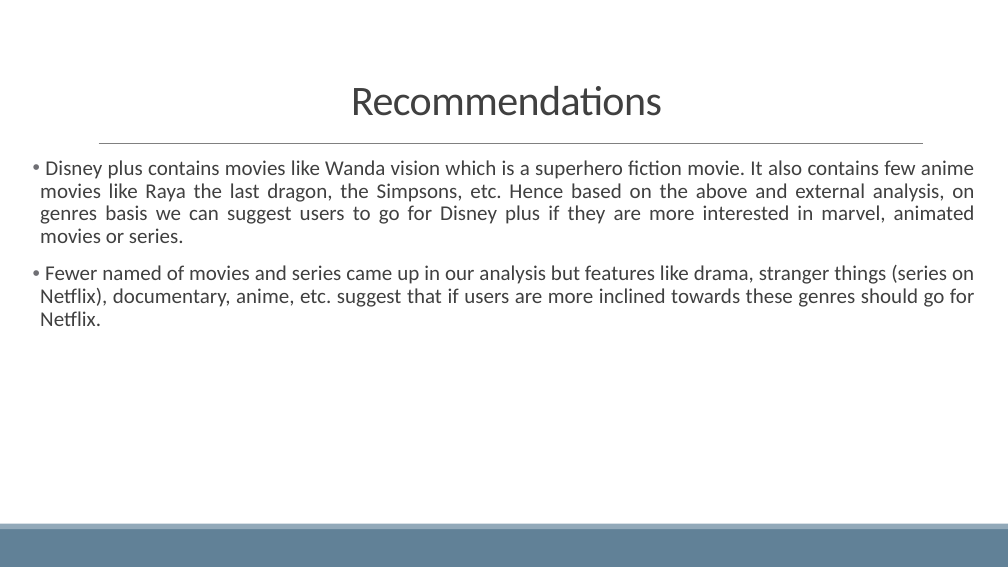
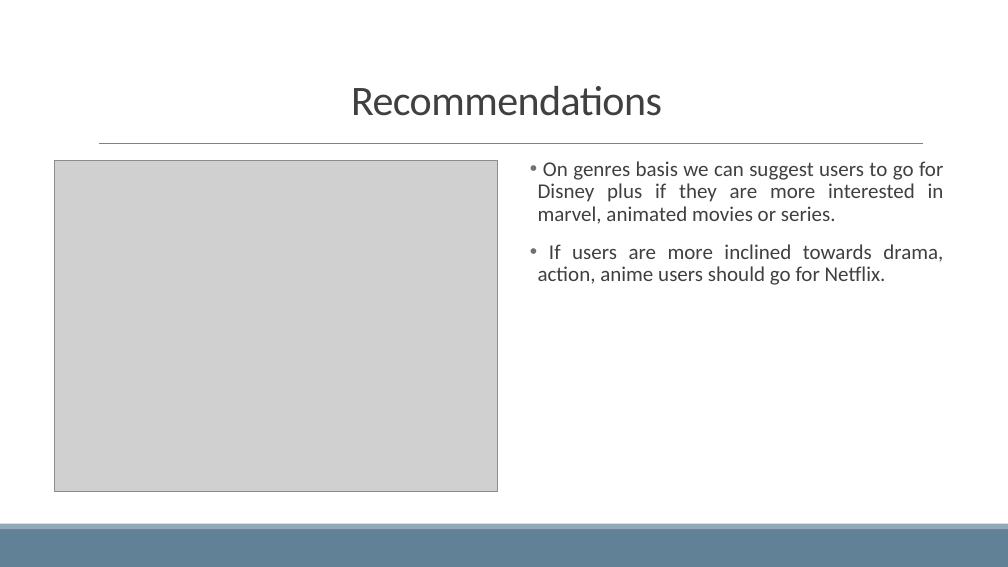
Before and after one commit to jariwalaarti/general-assembly-projects, a slide deck: slide 10 of project3/NetflixDisneyPlus.pptx (slide 11 before the commit). Drawn at 1008x567 pixels with LibreOffice and Linux fonts; fonts in the diff are those of the drawing; grey boxes stand for pictures. Boxes give left, top, right and bottom in pixels: in the first picture for what was removed or moved away, otherwise in the second. Text is boxed around its words. In the diff, an @@ line names an element or a change of style, - is before the commit and + after.

```diff
--- a/project3/NetflixDisneyPlus.pptx
+++ b/project3/NetflixDisneyPlus.pptx
@@ picture added at box(55, 161, 498, 491) @@
@@ text at box(538, 161, 944, 285): text changed @@
-• Disney plus contains movies like Wanda vision which is a superhero fiction movie. It also contains few anime movies like Raya the last dragon, the Simpsons, etc. Hence based on the above and external analysis, on genres basis we can suggest users to go for Disney plus if they are more interested in marvel, animated movies or series.
-• Fewer named of movies and series came up in our analysis but features like drama, stranger things (series on Netflix), documentary, anime, etc. suggest that if users are more inclined towards these genres should go for Netflix.
+• On genres basis we can suggest users to go for Disney plus if they are more interested in marvel, animated movies or series.
+• If users are more inclined towards drama, action, anime users should go for Netflix.
```
Also in this commit, not shown: 1 other slide changed, 2 slides added, 3 slides removed, 10 other files.
